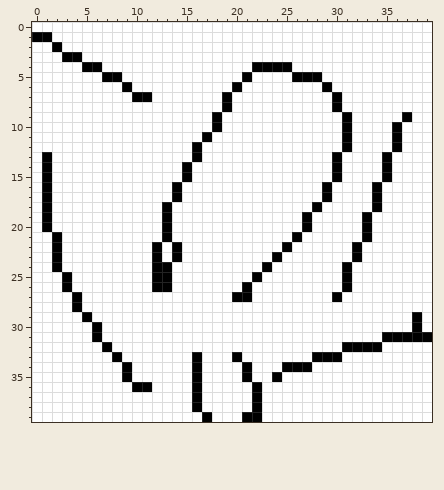
One commit to this pixel-art sprite: game/lvl/0.png. The picture above was drawn from the file before the commit.
The file is 40x40 pixels.
And afterwards:
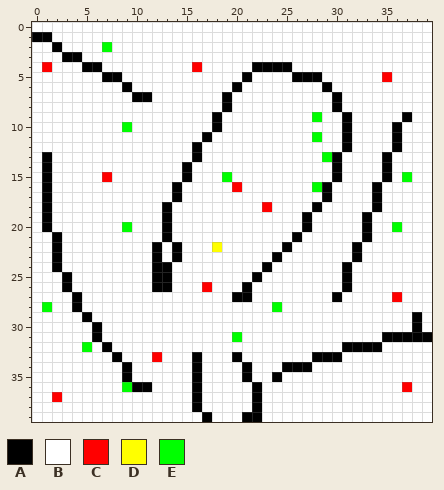
Palette (. is transparent): A #000000  B #ffffff  C #ff0000  D #ffff00  E #00ff00
Change:
@@ x 0..39 @@
  1 AABBBBBBBBBBBBBBBBBBBBBBBBBBBBBBBBBBBBBB
- 2 BBABBBBBBBBBBBBBBBBBBBBBBBBBBBBBBBBBBBBB
+ 2 BBABBBBEBBBBBBBBBBBBBBBBBBBBBBBBBBBBBBBB
  3 BBBAABBBBBBBBBBBBBBBBBBBBBBBBBBBBBBBBBBB
- 4 BBBBBAABBBBBBBBBBBBBBBAAAABBBBBBBBBBBBBB
- 5 BBBBBBBAABBBBBBBBBBBBABBBBAAABBBBBBBBBBB
+ 4 BCBBBAABBBBBBBBBCBBBBBAAAABBBBBBBBBBBBBB
+ 5 BBBBBBBAABBBBBBBBBBBBABBBBAAABBBBBBCBBBB
  6 BBBBBBBBBABBBBBBBBBBABBBBBBBBABBBBBBBBBB
@@ x 0..39 @@
  8 BBBBBBBBBBBBBBBBBBBABBBBBBBBBBABBBBBBBBB
- 9 BBBBBBBBBBBBBBBBBBABBBBBBBBBBBBABBBBBABB
-10 BBBBBBBBBBBBBBBBBBABBBBBBBBBBBBABBBBABBB
-11 BBBBBBBBBBBBBBBBBABBBBBBBBBBBBBABBBBABBB
+ 9 BBBBBBBBBBBBBBBBBBABBBBBBBBBEBBABBBBBABB
+10 BBBBBBBBBEBBBBBBBBABBBBBBBBBBBBABBBBABBB
+11 BBBBBBBBBBBBBBBBBABBBBBBBBBBEBBABBBBABBB
 12 BBBBBBBBBBBBBBBBABBBBBBBBBBBBBBABBBBABBB
-13 BABBBBBBBBBBBBBBABBBBBBBBBBBBBABBBBABBBB
+13 BABBBBBBBBBBBBBBABBBBBBBBBBBBEABBBBABBBB
 14 BABBBBBBBBBBBBBABBBBBBBBBBBBBBABBBBABBBB
-15 BABBBBBBBBBBBBBABBBBBBBBBBBBBBABBBBABBBB
-16 BABBBBBBBBBBBBABBBBBBBBBBBBBBABBBBABBBBB
+15 BABBBBBCBBBBBBBABBBEBBBBBBBBBBABBBBABEBB
+16 BABBBBBBBBBBBBABBBBBCBBBBBBBEABBBBABBBBB
 17 BABBBBBBBBBBBBABBBBBBBBBBBBBBABBBBABBBBB
-18 BABBBBBBBBBBBABBBBBBBBBBBBBBABBBBBABBBBB
+18 BABBBBBBBBBBBABBBBBBBBBCBBBBABBBBBABBBBB
 19 BABBBBBBBBBBBABBBBBBBBBBBBBABBBBBABBBBBB
-20 BABBBBBBBBBBBABBBBBBBBBBBBBABBBBBABBBBBB
+20 BABBBBBBBEBBBABBBBBBBBBBBBBABBBBBABBEBBB
 21 BBABBBBBBBBBBABBBBBBBBBBBBABBBBBBABBBBBB
-22 BBABBBBBBBBBABABBBBBBBBBBABBBBBBABBBBBBB
+22 BBABBBBBBBBBABABBBDBBBBBBABBBBBBABBBBBBB
 23 BBABBBBBBBBBABABBBBBBBBBABBBBBBBABBBBBBB
@@ x 0..39 @@
 25 BBBABBBBBBBBAABBBBBBBBABBBBBBBBABBBBBBBB
-26 BBBABBBBBBBBAABBBBBBBABBBBBBBBBABBBBBBBB
-27 BBBBABBBBBBBBBBBBBBBAABBBBBBBBABBBBBBBBB
-28 BBBBABBBBBBBBBBBBBBBBBBBBBBBBBBBBBBBBBBB
+26 BBBABBBBBBBBAABBBCBBBABBBBBBBBBABBBBBBBB
+27 BBBBABBBBBBBBBBBBBBBAABBBBBBBBABBBBBCBBB
+28 BEBBABBBBBBBBBBBBBBBBBBBEBBBBBBBBBBBBBBB
 29 BBBBBABBBBBBBBBBBBBBBBBBBBBBBBBBBBBBBBAB
 30 BBBBBBABBBBBBBBBBBBBBBBBBBBBBBBBBBBBBBAB
-31 BBBBBBABBBBBBBBBBBBBBBBBBBBBBBBBBBBAAAAA
-32 BBBBBBBABBBBBBBBBBBBBBBBBBBBBBBAAAABBBBB
-33 BBBBBBBBABBBBBBBABBBABBBBBBBAAABBBBBBBBB
+31 BBBBBBABBBBBBBBBBBBBEBBBBBBBBBBBBBBAAAAA
+32 BBBBBEBABBBBBBBBBBBBBBBBBBBBBBBAAAABBBBB
+33 BBBBBBBBABBBCBBBABBBABBBBBBBAAABBBBBBBBB
 34 BBBBBBBBBABBBBBBABBBBABBBAAABBBBBBBBBBBB
 35 BBBBBBBBBABBBBBBABBBBABBABBBBBBBBBBBBBBB
-36 BBBBBBBBBBAABBBBABBBBBABBBBBBBBBBBBBBBBB
-37 BBBBBBBBBBBBBBBBABBBBBABBBBBBBBBBBBBBBBB
+36 BBBBBBBBBEAABBBBABBBBBABBBBBBBBBBBBBBCBB
+37 BBCBBBBBBBBBBBBBABBBBBABBBBBBBBBBBBBBBBB
 38 BBBBBBBBBBBBBBBBABBBBBABBBBBBBBBBBBBBBBB
